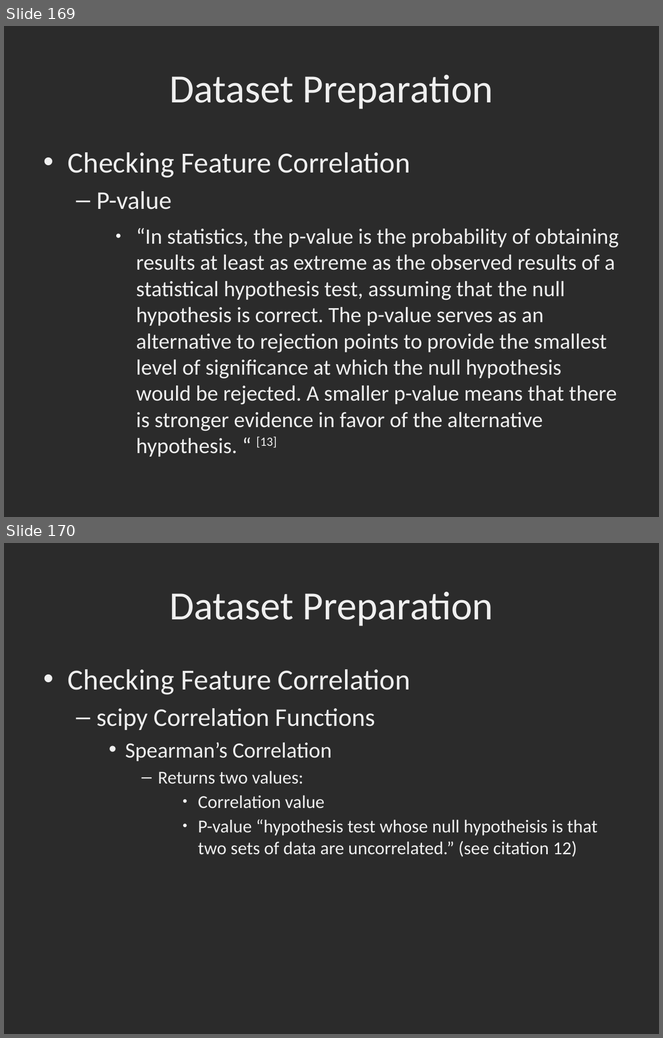
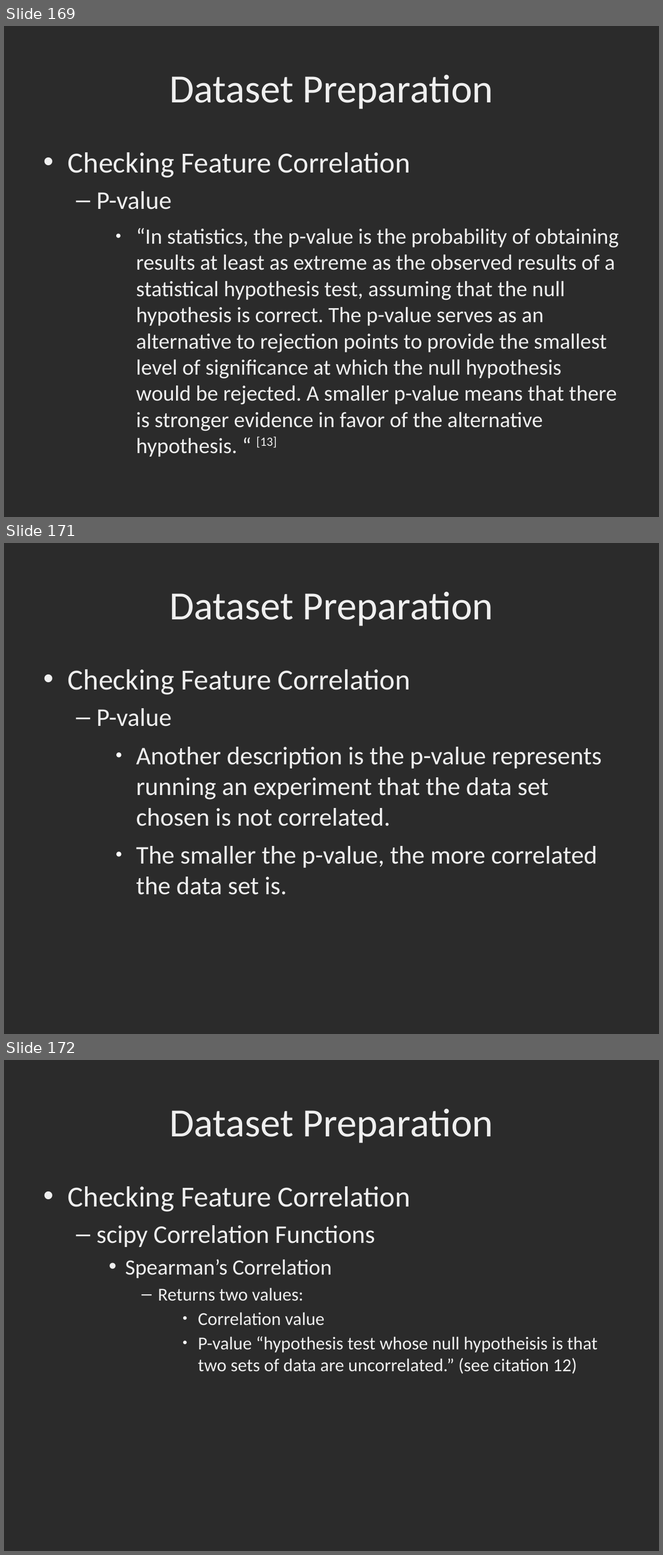
Before and after one commit to dbowmans46/PracticalProgramming, a slide deck: Session 7 - Python/Instructional Material/Session 7 - Python Brief Intro to Machine Learning with Scikit Learn.odp. Shown one above the other, each under a label of ours: slides 169 and 170 before the commit, slides 169, 171 and 172 after it; the slides between them are not shown. The pictures are 663x1038 and 663x1555 pixels, drawn with LibreOffice and Linux fonts; fonts in the diff are those of the drawing; background and template pictures are left out; a plain dark background stands for a picture behind light text. Boxes give left, top, right and bottom in pixels: in the first picture for what was removed or moved away, otherwise in the second. Text is boxed around its words. In the diff, an @@ line names an element or a change of style, - is before the commit and + after.

Commit message:
Added more explanation for p-values.  Prepared code for class by commenting out code not in first examples.

```diff
--- a/Session 7 - Python/Instructional Material/Session 7 - Python Brief Intro to Machine Learning with Scikit Learn.odp
+++ b/Session 7 - Python/Instructional Material/Session 7 - Python Brief Intro to Machine Learning with Scikit Learn.odp
@@ slide 171 added at <box>4,543,659,1034</box>, background picture (left out) @@
@@ title added at <box>169,592,494,626</box>, 44 pt, text #EFEFEF @@
+Dataset Preparation
@@ text added at <box>68,669,601,895</box>, 28 pt, text #EFEFEF @@
+• Checking Feature Correlation
+  – P-value
+    ● Another description is the p-value represents running an experiment that the data set chosen is not correlated.
+    ● The smaller the p-value, the more correlated the data set is.
@@ what was slide 170 is now slide 172 @@
```
Also in this commit, not shown: 4 slides changed, 5 other slides added, 1 slide removed, 1 other file.
